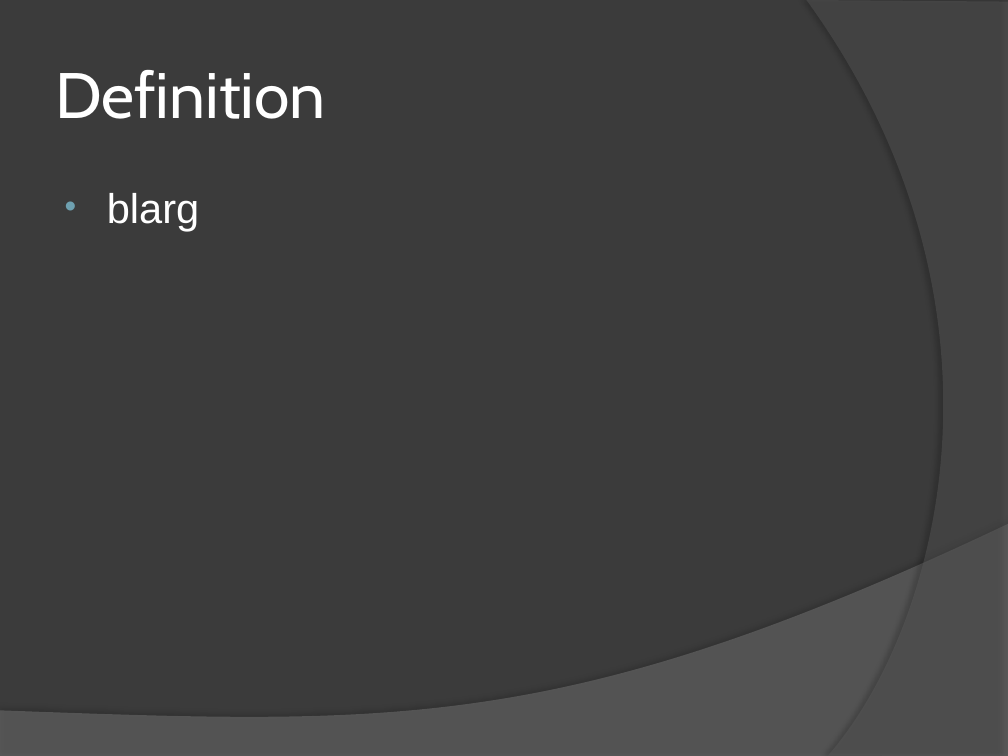
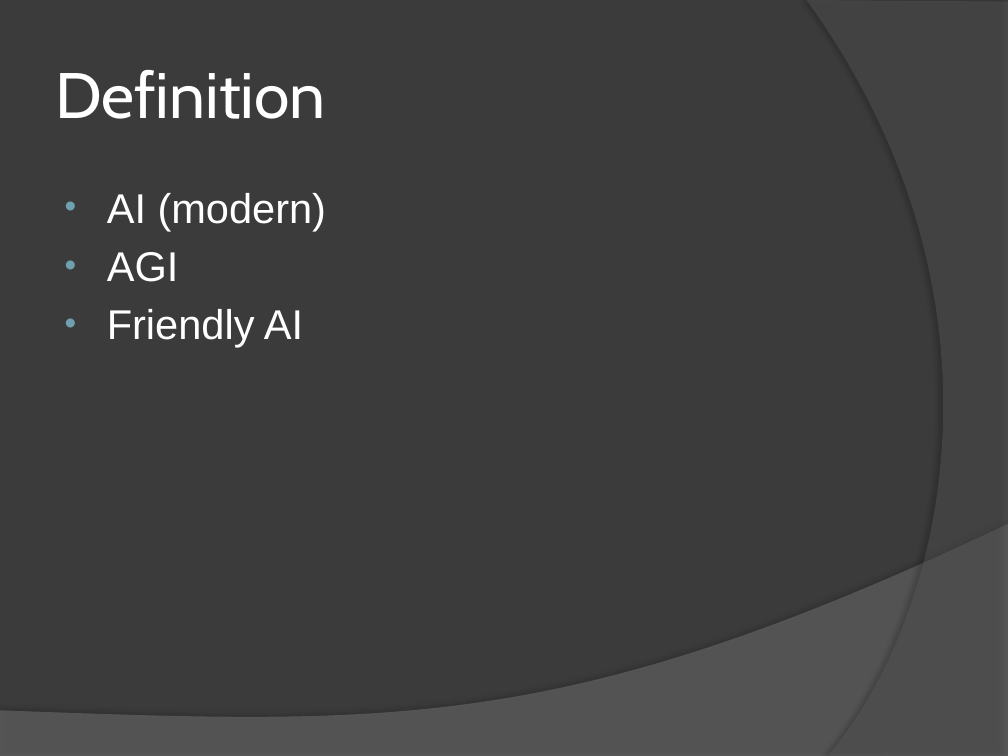
Before and after one commit to abhishekori/team-sexy-awesome-repository-of-awesomeness-----sexy, a slide deck: slide 4 of artififical intelligence.pptx. Drawn at 1008x756 pixels with LibreOffice and Linux fonts; fonts in the diff are those of the drawing. Boxes give left, top, right and bottom in pixels: in the first picture for what was removed or moved away, otherwise in the second. Text is boxed around its words. In the diff, an @@ line names an element or a change of style, - is before the commit and + after.

```diff
--- a/artififical intelligence.pptx
+++ b/artififical intelligence.pptx
@@ text at box(107, 193, 327, 347): text changed @@
-• blarg
+• AI (modern)
+• AGI
+• Friendly AI
```
Also in this commit, not shown: 4 other slides changed, 7 slides added, 3 slides removed.
